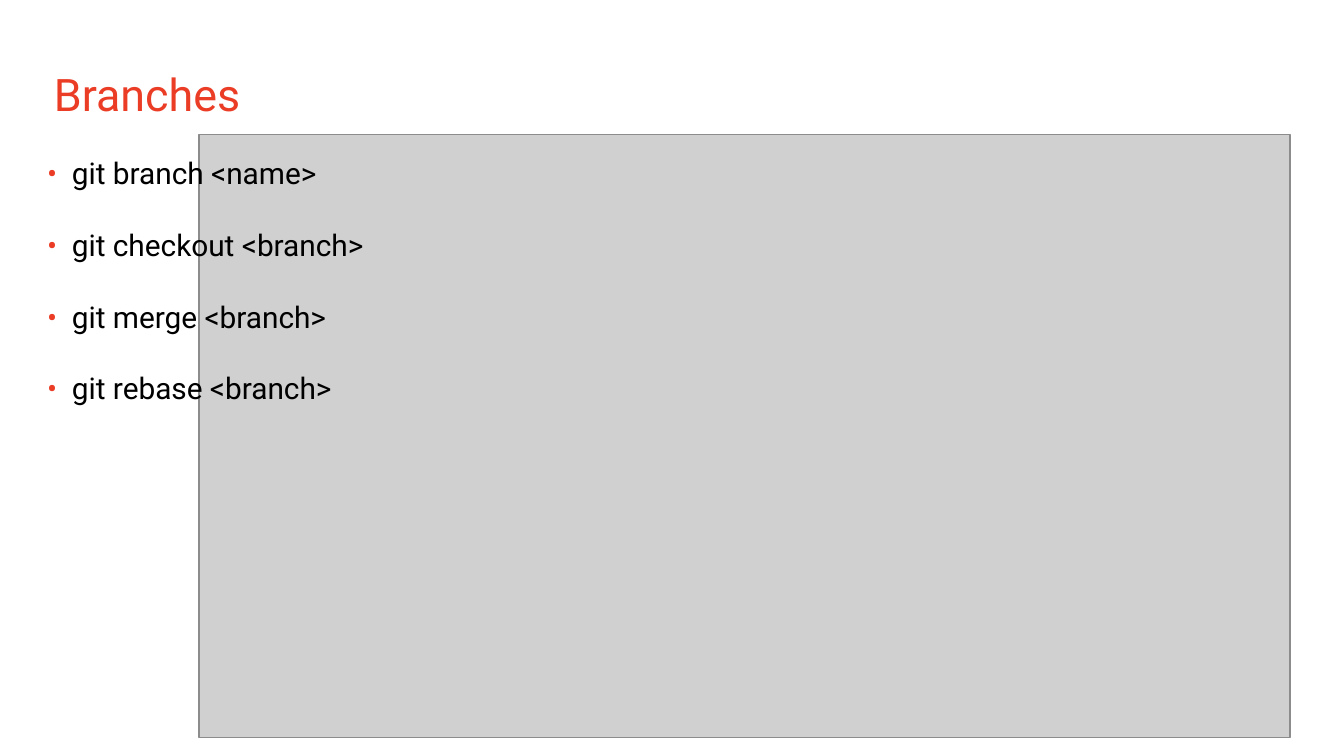
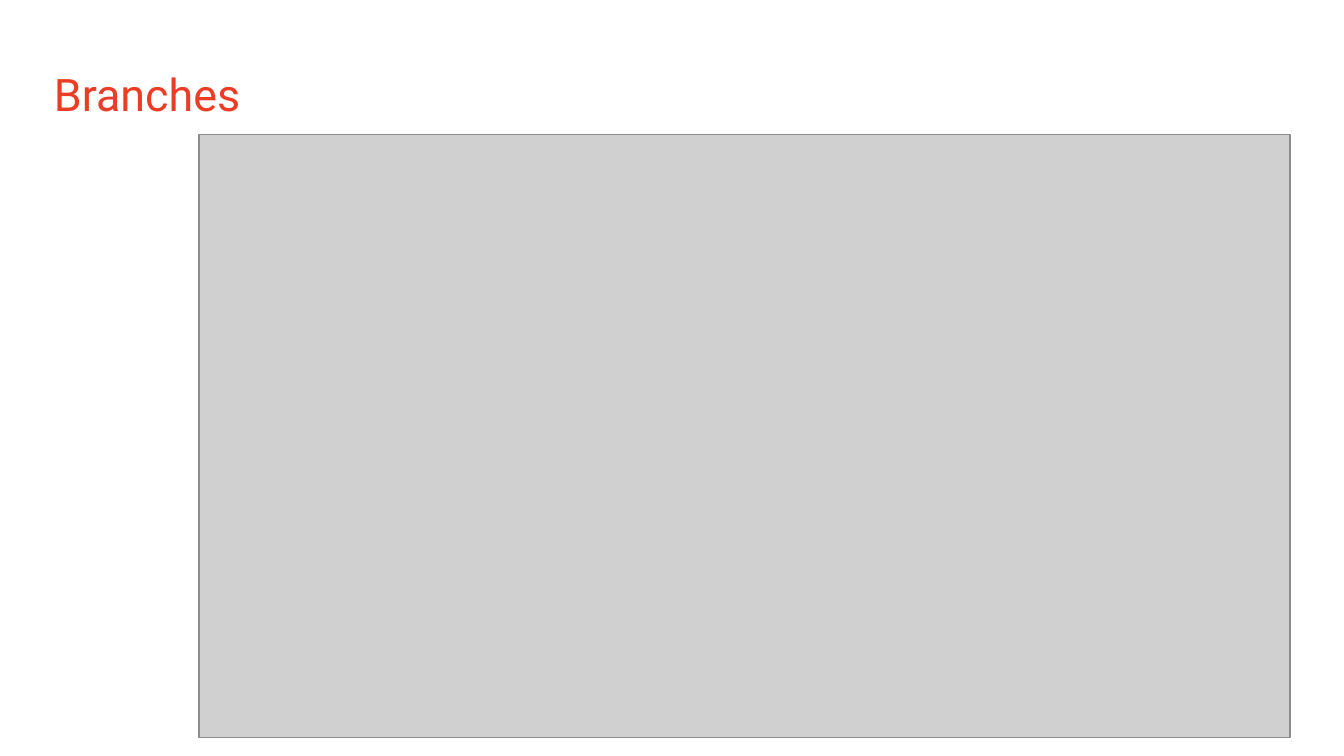
Before and after one commit to ArtemySinitsa/BackendBoost, a slide deck: slide 5 of skills/git/Git - Intro for all.pptx. Drawn at 1344x756 pixels with LibreOffice and Linux fonts; fonts in the diff are those of the drawing; grey boxes stand for pictures. Boxes give left, top, right and bottom in pixels: in the first picture for what was removed or moved away, otherwise in the second. Text is boxed around its words. In the diff, an @@ line names an element or a change of style, - is before the commit and + after.

```diff
--- a/skills/git/Git - Intro for all.pptx
+++ b/skills/git/Git - Intro for all.pptx
@@ text removed at <box>72,157,364,407</box> @@
-• git branch <name>
-• git checkout <branch>
-• git merge <branch>
-• git rebase <branch>
```
Also in this commit, not shown: 2 other slides changed, 1 slide added, 1 slide removed.
